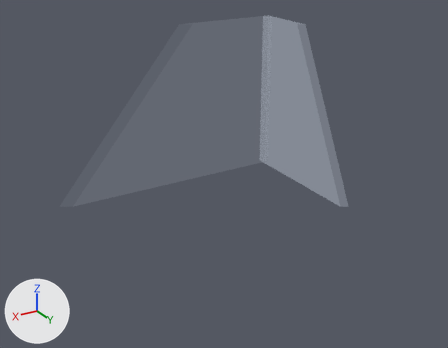
An edit to the glTF model scene.glb, drawn before and after from the same camera.
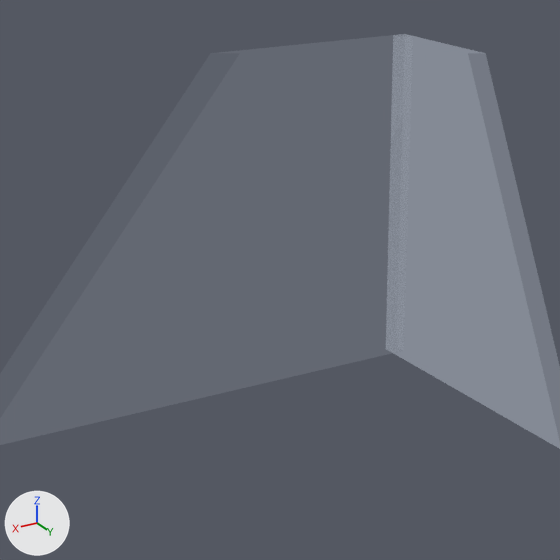
There are two pictures of each version: one whole from a 50 mm lens placed at (5.55, 7.98, 3.94), pointed at (1.77, 1.68, 0.79), one close up on the part from 18% to 76% of the width and 0% to 74% of the height. The lights are fixed; the arrows at lower left show +X, +Y and +Z. The last two pictures show the newer version. Everything nearer to the camera than a plane just in front of the edit is cut away. Where no turn or scale is listed for an object, it has been applied to the vertices.
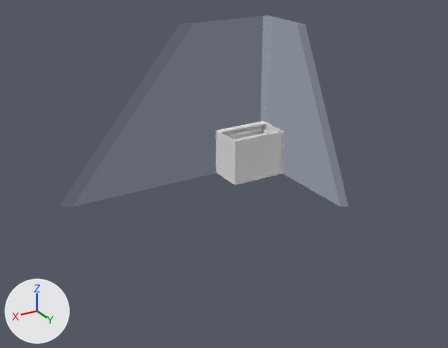
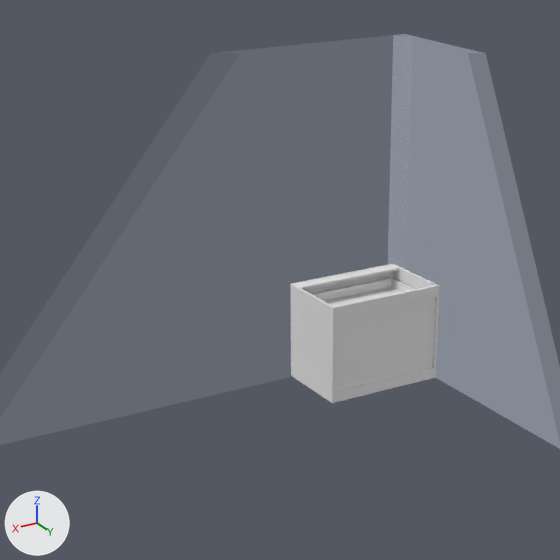
Boxes [x1, y1, x2, y2] around the edits, measured in the close-ups (560 x 560 px):
'4_Drawer_002_mesh_006', added: after [334, 285, 436, 391]
'4_Drawer_002_mesh_001', added: after [292, 285, 335, 403]
'4_Drawer_002_mesh_004', added: after [335, 285, 437, 318]
'4_Drawer_002_mesh_005', added: after [334, 367, 434, 403]
'4_Drawer_002_mesh_000', added: after [393, 265, 439, 378]
'4_Drawer_002_mesh_039', added: after [312, 278, 391, 301]
'4_Drawer_002_mesh_003', added: after [294, 265, 400, 289]
'4_Drawer_002_mesh_046', added: after [324, 287, 401, 307]
'4_Drawer_002_mesh_037', added: after [391, 278, 415, 292]
'4_Drawer_002_mesh_041', added: after [298, 272, 392, 294]

Diff of the bpy script that builds the scene:
```diff
--- a/scene.glb.py
+++ b/scene.glb.py
@@ ob_4_drawer_002_mesh_046 @@
+ob_4_drawer_002_mesh_046 = bpy.data.objects.new('4_Drawer_002_mesh_046', me_4_drawer_002_mesh_046)  # a box spanning x 0.045..0.855, y 0.016..0.484, z 0.54..0.556; in mat_mat_4_drawer_002_mesh_046 (white #e7e7e7)
+ob_4_drawer_002_mesh_046.location = (0.0, 0.0, 0.0)
@@ ob_4_drawer_002_mesh_041 @@
+ob_4_drawer_002_mesh_041 = bpy.data.objects.new('4_Drawer_002_mesh_041', me_4_drawer_002_mesh_041)  # a box spanning x 0.002..0.898, y -0.016..0.0, z 0.541..0.721; in mat_mat_4_drawer_002_mesh_041 (white #e7e7e7)
+ob_4_drawer_002_mesh_041.location = (0.0, 0.0, 0.0)
@@ ob_4_drawer_002_mesh_039 @@
+ob_4_drawer_002_mesh_039 = bpy.data.objects.new('4_Drawer_002_mesh_039', me_4_drawer_002_mesh_039)  # a box spanning x 0.045..0.855, y 0.0..0.016, z 0.54..0.62; in mat_mat_4_drawer_002_mesh_039 (white #e7e7e7)
+ob_4_drawer_002_mesh_039.location = (0.0, 0.0, 0.0)
@@ ob_4_drawer_002_mesh_037 @@
+ob_4_drawer_002_mesh_037 = bpy.data.objects.new('4_Drawer_002_mesh_037', me_4_drawer_002_mesh_037)  # a box spanning x 0.029..0.045, y 0.0..0.5, z 0.54..0.62; in mat_mat_4_drawer_002_mesh_037 (white #e7e7e7)
+ob_4_drawer_002_mesh_037.location = (0.0, 0.0, 0.0)
@@ ob_4_drawer_002_mesh_006 @@
+ob_4_drawer_002_mesh_006 = bpy.data.objects.new('4_Drawer_002_mesh_006', me_4_drawer_002_mesh_006)  # a box spanning x 0.011..0.889, y 0.54..0.543, z 0.0..0.72; in mat_mat_4_drawer_002_mesh_006 (white #e7e7e7)
+ob_4_drawer_002_mesh_006.location = (0.0, 0.0, 0.0)
@@ ob_4_drawer_002_mesh_005 @@
+ob_4_drawer_002_mesh_005 = bpy.data.objects.new('4_Drawer_002_mesh_005', me_4_drawer_002_mesh_005)  # a box spanning x 0.016..0.884, y 0.543..0.559, z 0.0..0.08; in mat_mat_4_drawer_002_mesh_005 (white #e7e7e7)
+ob_4_drawer_002_mesh_005.location = (0.0, 0.0, 0.0)
@@ ob_4_drawer_002_mesh_004 @@
+ob_4_drawer_002_mesh_004 = bpy.data.objects.new('4_Drawer_002_mesh_004', me_4_drawer_002_mesh_004)  # a box spanning x 0.016..0.884, y 0.543..0.559, z 0.64..0.72; in mat_mat_4_drawer_002_mesh_004 (white #e7e7e7)
+ob_4_drawer_002_mesh_004.location = (0.0, 0.0, 0.0)
@@ ob_4_drawer_002_mesh_003 @@
+ob_4_drawer_002_mesh_003 = bpy.data.objects.new('4_Drawer_002_mesh_003', me_4_drawer_002_mesh_003)  # a box spanning x 0.016..0.884, y 0.0..0.08, z 0.704..0.72; in mat_mat_4_drawer_002_mesh_003 (white #e7e7e7)
+ob_4_drawer_002_mesh_003.location = (0.0, 0.0, 0.0)
@@ ob_4_drawer_002_mesh_001 @@
+ob_4_drawer_002_mesh_001 = bpy.data.objects.new('4_Drawer_002_mesh_001', me_4_drawer_002_mesh_001)  # a box spanning x 0.884..0.9, y 0.0..0.56, z 0.0..0.72; in mat_mat_4_drawer_002_mesh_001 (white #e7e7e7)
+ob_4_drawer_002_mesh_001.location = (0.0, 0.0, 0.0)
@@ ob_4_drawer_002_mesh_000 @@
+ob_4_drawer_002_mesh_000 = bpy.data.objects.new('4_Drawer_002_mesh_000', me_4_drawer_002_mesh_000)  # a box spanning x 0.0..0.016, y 0.0..0.56, z 0.0..0.72; in mat_mat_4_drawer_002_mesh_000 (white #e7e7e7)
+ob_4_drawer_002_mesh_000.location = (0.0, 0.0, 0.0)
```
